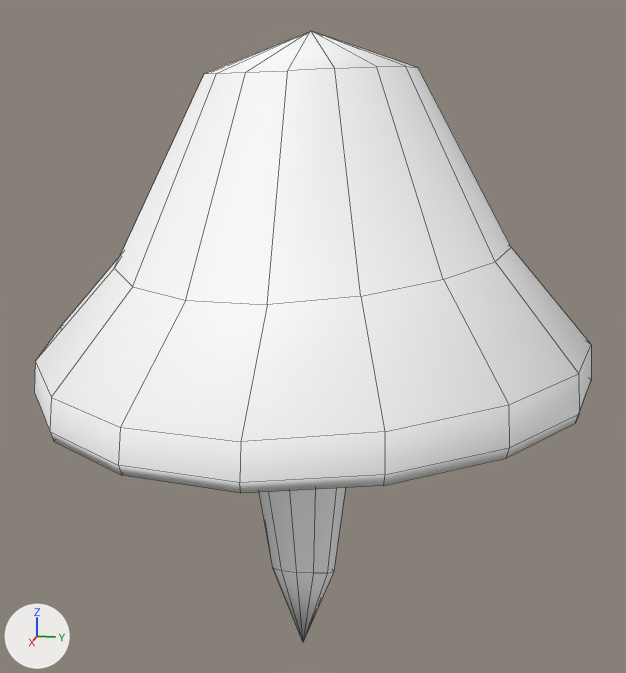
Renders of the FBX model Assets/Models/MushroomObject.fbx from each side of a commit.
One viewpoint serves both versions: a 50 mm camera at (1.822, 0.389, 0.946) aimed at (-0.048, 0.015, 0.479). The lights are fixed; the arrows at lower left show +X, +Y and +Z. Mesh edges are drawn as thin lines. Where no turn or scale is listed for an object, it has been applied to the vertices.

Before the edit, the objects in view are built like this:
```python
me_mesh_001 = bpy.data.meshes.new('Mesh.001')
me_mesh_001.from_pydata(...)  # 114 vertices, 128 faces; spans x -0.628..0.556, y -0.594..0.622, z 0.35..1.132
me_mesh_001.materials.append(mat_standardsurface1)  # white #ffffff
me_mesh_002 = bpy.data.meshes.new('Mesh.002')
me_mesh_002.from_pydata(...)  # 49 vertices, 48 faces; spans x -23.0..7.2, y -27.1..66.1, z -18.1..14.4
me_mesh_002.materials.append(mat_standardsurface1)  # white #ffffff
ob_mushroomcap = bpy.data.objects.new('mushroomCap', me_mesh_001)
ob_mushroomcap.location = (0.0, 0.0, 0.0)
ob_mushroomstalk = bpy.data.objects.new('mushroomStalk', me_mesh_002)
ob_mushroomstalk.location = (0.0, 0.0, 0.0)
ob_mushroomstalk.rotation_euler = (1.571, 0.0, 0.0)  # degrees (90, 0, 0)
ob_mushroomstalk.scale = (0.01, 0.01, 0.01)
```
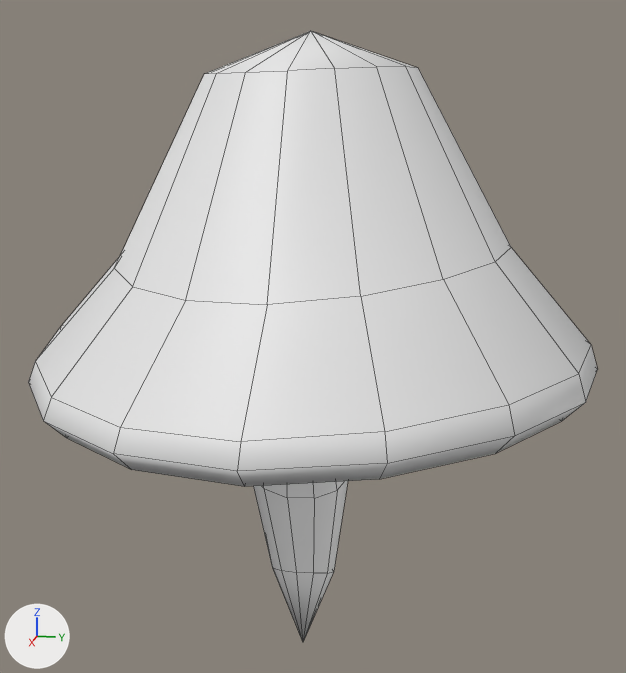
Where the newer file only moved an object's origin or applied its transform, the numbers keep the older frame.

Where the change shows, as pixel boxes (x1, y1, x2, y2) in the pictures (626 x 673 px; the box of a moved part takes in the faces that stretch with it):
'mushroomCap', recoloured, reshaped
    before: (34, 31, 591, 493)
    after: (29, 31, 598, 486)
'mushroomStalk', reshaped, rescaled
    before: (259, 488, 345, 641)
    after: (254, 481, 348, 641)
part 2 of me_mesh_001, moved or reshaped
    before: (34, 346, 591, 493)
    after: (29, 346, 598, 486)

The edits, one by one:
Material 'Mushroom' (mat_mushroom) is new.
Its base color is (0.8, 0.8, 0.8) (white #e7e7e7).
me_mesh_001 is used by ob_mushroomcap; location (0.0, 0.0, 0.0).
me_mesh_001 had 114 vertices, 128 faces and spanned x -0.628..0.556, y -0.594..0.622, z 0.35..1.132.
me_mesh_001 no longer uses material mat_standardsurface1 (white #ffffff).
me_mesh_001 now has 114 vertices, 128 faces and spans x -0.639..0.566, y -0.604..0.632, z 0.352..1.132.
me_mesh_001 part 2: 32 of 114 vertices moved; they spanned x -0.628..0.556, y -0.594..0.622, z 0.35..0.429 and now span x -0.639..0.566, y -0.604..0.632, z 0.352..0.454; mean shift (0.0, 0.0, 0.012); largest move (-0.438, -0.416, 0.429) -> (-0.445, -0.423, 0.454).
me_mesh_001 now uses material mat_mushroom (white #e7e7e7).
me_mesh_002 is used by ob_mushroomstalk; location (0.0, 0.0, 0.0); rotation (1.571, 0.0, 0.0), in degrees (90, 0, 0); scale (0.01, 0.01, 0.01).
me_mesh_002 had 49 vertices, 48 faces and spanned x -23.0..7.2, y -27.1..66.1, z -18.1..14.4.
me_mesh_002 now has 49 vertices, 48 faces and spans x -1934.6..835.5, y -2707.3..6607.4, z -1288.2..1333.5.
me_mesh_002 part 1: 49 of 49 vertices moved; they spanned x -23.0..7.2, y -27.1..66.1, z -18.1..14.4 and now span x -1934.6..835.5, y -2707.3..6607.4, z -1288.2..1333.5; mean shift (-287.7, 2613.0, 58.0); largest move (-13.4, 66.1, -0.8) -> (-1934.6, 6607.4, -81.3).
Object 'mushroomStalk' (ob_mushroomstalk) is rescaled from (0.01, 0.01, 0.01) to (0.0001, 0.0001, 0.0001).
